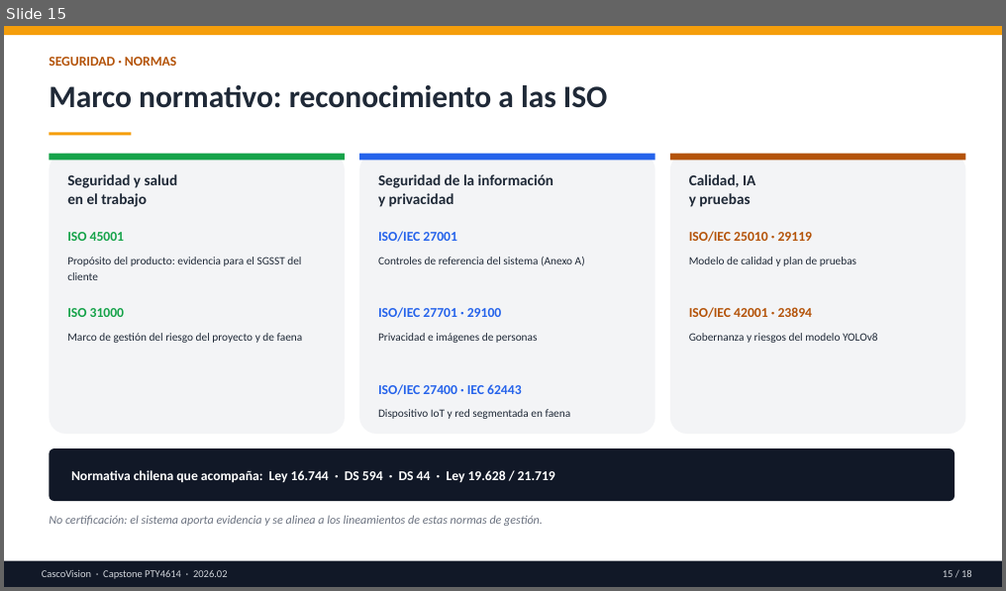
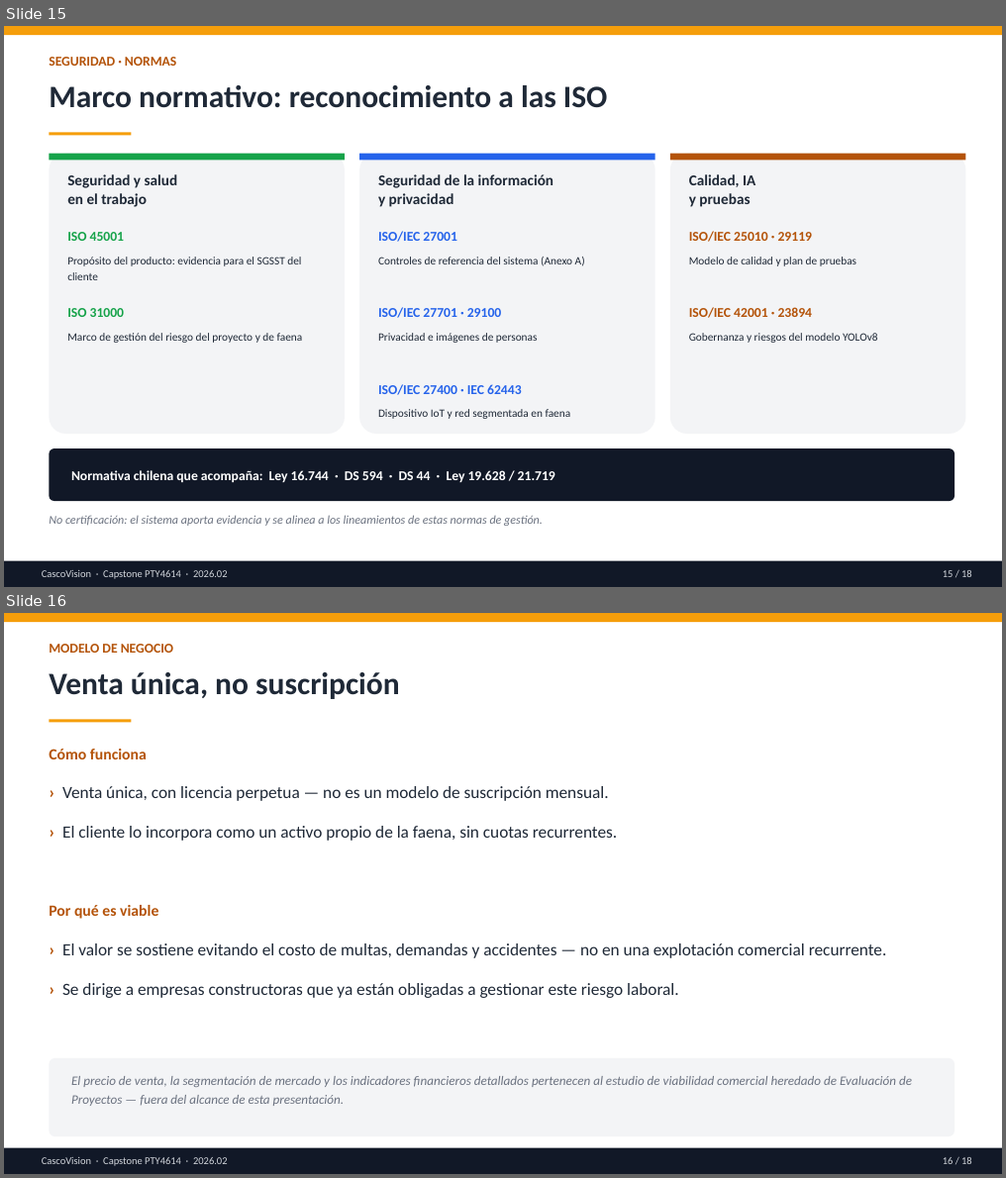
Before and after one commit to lonelystar16/AV_AldoMartinez802D_Equipo1, a slide deck: Fase 1/Evidencias Grupales/Presentación Proyecto.pptx. Shown one above the other, each under a label of ours: slide 15 before the commit, slides 15 and 16 after it. The pictures are 1006x591 and 1006x1178 pixels, drawn with LibreOffice and Linux fonts; fonts in the diff are those of the drawing. Boxes give left, top, right and bottom in pixels: in the first picture for what was removed or moved away, otherwise in the second. Text is boxed around its words. In the diff, an @@ line names an element or a change of style, - is before the commit and + after.

```diff
--- a/Fase 1/Evidencias Grupales/Presentación Proyecto.pptx
+++ b/Fase 1/Evidencias Grupales/Presentación Proyecto.pptx
@@ slide 16 added at [4,613,1002,1174], background #FFFFFF @@
@@ rectangle added at [4,613,1002,622], fill #F59E0B @@
@@ text added at [49,644,173,653], 13 pt, text #B45309, bold @@
+MODELO DE NEGOCIO
@@ text added at [49,672,400,699], 30 pt, text #1F2937, bold @@
+Venta única, no suscripción
@@ rectangle added at [49,719,132,722], fill #F59E0B @@
@@ text added at [49,749,147,760], 15 pt, text #B45309, bold @@
+Cómo funciona
@@ text added at [62,786,617,841], 16.5 pt, text #1F2937 @@
+› Venta única, con licencia perpetua — no es un modelo de suscripción mensual.
+› El cliente lo incorpora como un activo propio de la faena, sin cuotas recurrentes.
@@ text added at [49,905,158,919], 15 pt, text #B45309, bold @@
+Por qué es viable
@@ text added at [62,944,887,998], 16.5 pt, text #1F2937 @@
+› El valor se sostiene evitando el costo de multas, demandas y accidentes — no en una explotación comercial recurrente.
+› Se dirige a empresas constructoras que ya están obligadas a gestionar este riesgo laboral.
@@ rounded rectangle added at [49,1059,954,1137], fill #F3F4F6 @@
@@ text added at [71,1076,912,1106], 12.5 pt, text #6B7280, italic @@
+El precio de venta, la segmentación de mercado y los indicadores financieros detallados pertenecen al estudio de viabilidad comercial heredado de Evaluación de Proyectos — fuera del alcance de esta presentación.
@@ rectangle added at [4,1149,1002,1174], fill #111827 @@
@@ text added at [42,1157,227,1166], 10 pt, text #D1D5DB @@
+CascoVision · Capstone PTY4614 · 2026.02
@@ text added at [943,1157,972,1164], 10 pt, text #D1D5DB @@
+16 / 18
```
Also in this commit, not shown: 1 slide removed.
